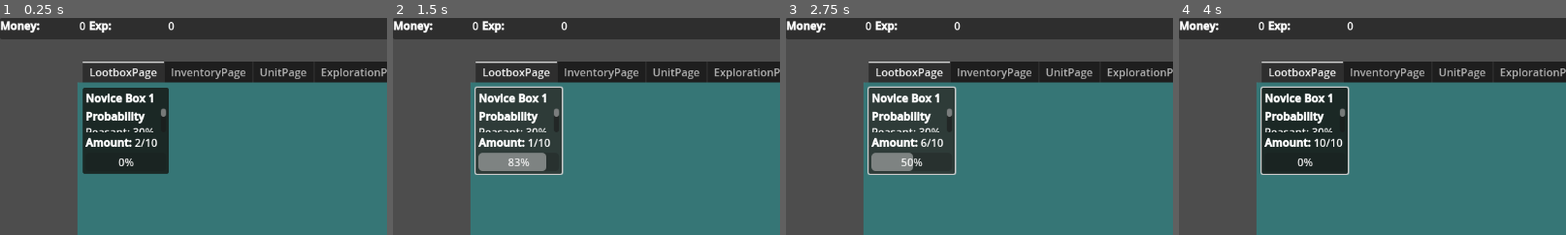
Above: before the commit, frames 1-4 (left to right).
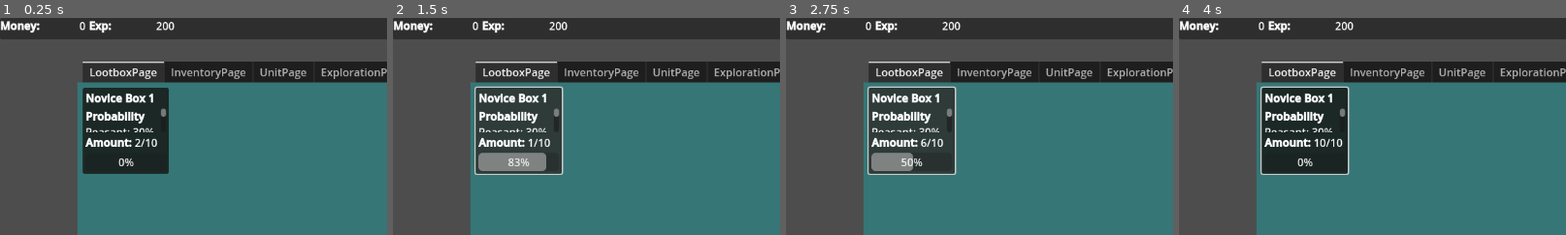
Above: after the commit, the same moments.

Repository: Wayl123/Inf-Army
Game: Godot game, scene res://scene/game_interface.tscn
Same seed, same stepped clock (60 frames per second), same inputs: the game is played once before the commit and once after it.
Inputs (mouse positions are % of the whole screen's width and height, from its top left):
- Up to frame 1 (0.25 s): no input
- Up to frame 2 (1.5 s): click (16, 26) at 0.5 s; click (16, 26) at 1.25 s
- Up to frame 3 (2.75 s): click (16, 26) at 2 s
- Up to frame 4 (4 s): click (99, 2) at 2.75 s; tap Enter at 3.5 s; move the mouse to (72, 45) at 3.52 s
The pictures show only the part of the screen within x 0-50%, y 0-50%; the shares and areas given below are measured in that part.

The runs differ from the first frame. In frame 1, less than 0.1% of the frame differs, in the area x 40-46%, y 1-6%; in frame 2, less than 0.1%; in frame 3, less than 0.1%; in frame 4, less than 0.1%.

Commit message:
Cache promo data in order to only retrieve node ref once for a promotion, fix some promotion not updating issue, change exploration timer to be paused instead of stopped, hide normal unit that have 0 amount

Diff:
--- a/scene/exploration_area.tscn
+++ b/scene/exploration_area.tscn
@@ -112,3 +112,4 @@
 [node name="PayoutTimer" type="Timer" parent="AreaMargin/AreaAttributeDisplay/PayoutProgress"]
 unique_name_in_owner = true
 wait_time = 10.0
+autostart = true
--- a/script/ExplorationArea.gd
+++ b/script/ExplorationArea.gd
@@ -31,10 +31,10 @@
 func _start_exploring() -> void:
 	if not exploring:
 		activeToggle.text = "Stop"
-		payoutTimer.start()
+		payoutTimer.paused = false
 	else:
 		activeToggle.text = "Start"
-		payoutTimer.stop()
+		payoutTimer.paused = true
 
 	exploring = not exploring
 
@@ -58,6 +58,7 @@
 	areaName.text = str("[b]", data["Name"], "[/b]")
 	explorationProgress.max_value = data["ExploreCompletion"]
 	payoutTimer.wait_time = data["ExploreTimer"]
+	payoutTimer.paused = true
 
 func update_claim_amount(pExplorationPower : int) -> void:
 	if claimAmount[0] < data["MaxMoneyAmount"]:
--- a/script/GameInterface.gd
+++ b/script/GameInterface.gd
@@ -12,6 +12,8 @@
 var unitCombinationData = {}
 var explorationAreaData = {}
 var itemStatData = {}
+
+var cachePromoData = {}
 
 func _ready() -> void:
 	_load_all_data()
@@ -39,6 +41,11 @@
 	explorationAreaData = _load_json_file(explorationAreaListPath)
 	itemStatData = _load_json_file(itemStatListPath)
 
+func get_cache_promo_data(pId : String) -> Dictionary:
+	if not cachePromoData.has(pId):
+		cachePromoData[pId] = {}
+	return cachePromoData[pId]
+
 func get_lootbox_gen_data_copy(pId : String) -> Dictionary:
 	return lootboxGenData[pId].duplicate(true)
 
--- a/script/HeroUnit.gd
+++ b/script/HeroUnit.gd
@@ -16,6 +16,8 @@
 var SEMIAVAILABLESTYLE = preload("res://stylebox/semi_available.tres")
 var NOTAVAILABLESTYLE = preload("res://stylebox/not_available.tres")
 var VISIBLECOLOR = Color.hex(0xffffff3f)
+
+signal unit_promoted
 
 var data = {}
 var level = 1
@@ -77,16 +79,17 @@
 				expReq = NAN
 				promotionDetail.set_display()
 
-			var index = 0
+			# Go from bottom up for leveling since it likely won't move much from current position
+			var index = get_index()
 			var spotFound = false
 
-			while (index < get_index() and not spotFound):
-				var nodePower = get_parent().get_child(index).get_power()
+			while (index > 0 and not spotFound):
+				var nodePower = get_parent().get_child(index-1).get_power()
 
-				if (get_power() >= nodePower):
+				if (get_power() <= nodePower):
 					spotFound = true
 				else:
-					index += 1
+					index -= 1
 
 			get_parent().move_child(self, index)
 
@@ -118,6 +121,7 @@
 
 	_expand_promotion_detail()
 	set_data(pData["Data"])
+	unit_promoted.emit()
 
 func set_data(pUnit : Dictionary) -> void:
 	data = pUnit
--- a/script/HeroUnitList.gd
+++ b/script/HeroUnitList.gd
@@ -26,6 +26,7 @@
 			move_child(heroUnit, index)
 
 			heroUnit.set_data(unitData)
+			heroUnit.connect("unit_promoted", Callable(self, "update_display"))
 
 func update_display() -> void:
 	for item in get_children():
--- a/script/NormalUnit.gd
+++ b/script/NormalUnit.gd
@@ -17,6 +17,8 @@
 func _update_amount_display() -> void:
 	unitAmount.text = str("[right]", String.num_scientific(amount), "[/right]")
 	unitTotal.text = str("[right]", String.num_scientific(amount * int(data["Power"])), "[/right]")
+
+	visible = amount > 0
 
 func set_data(pUnit : Dictionary) -> void:
 	data = pUnit
--- a/script/PromotionDetail.gd
+++ b/script/PromotionDetail.gd
@@ -78,53 +78,62 @@
 	itemRegex.compile("^[PB]\\d+")
 
 	for promo in data:
-		var newCost = {}
-		var newSelection = {}
-		data[promo]["Name"] = globalData.get_unit_stat_data_copy(promo)["Name"]
-
-		for cost in data[promo]["Cost"]:
-			if unitRegex.search(cost) != null:
-				var unitNode = unitInventory.get_unit_node_ref(cost)
-				var unitData = globalData.get_unit_stat_data_copy(cost)
-				var unitName = unitData["Name"]
-				newCost[unitName] = {}
-				newCost[unitName]["Id"] = cost
-				newCost[unitName]["Node"] = unitNode
-				newCost[unitName]["Power"] = unitData["Power"]
-				newCost[unitName]["Req"] = data[promo]["Cost"][cost]
-			elif itemRegex.search(cost) != null:
-				var itemNode = inventory.get_item_node_ref(cost)
-				var itemData = globalData.get_item_stat_data_copy(cost)
-				var itemName = itemData["Name"]
-				newCost[itemName] = {}
-				newCost[itemName]["Id"] = cost
-				newCost[itemName]["Node"] = itemNode
-				newCost[itemName]["Power"] = itemData["Power"]
-				newCost[itemName]["Req"] = data[promo]["Cost"][cost]
-				if itemData.has("Multi"):
-					newCost[itemName]["Multi"] = itemData["Multi"]
-			else:
-				newCost[cost] = {}
-				newCost[cost]["Node"] = resource
-				newCost[cost]["Req"] = data[promo]["Cost"][cost]
-
-		data[promo]["Cost"] = newCost
-
-		for selection in data[promo]["Optional"]["Selection"]:
-			if unitRegex.search(selection) != null:
-				var unitNode = unitInventory.get_unit_node_ref(selection)
-				var unitName = globalData.get_unit_stat_data_copy(selection)["Name"]
-				newSelection[unitName] = {}
-				newSelection[unitName]["Id"] = selection
-				newSelection[unitName]["Node"] = unitNode
-			elif itemRegex.search(selection) != null:
-				var itemNode = inventory.get_item_node_ref(selection)
-				var itemName = globalData.get_item_stat_data_copy(selection)["Name"]
-				newSelection[itemName] = {}
-				newSelection[itemName]["Id"] = selection
-				newSelection[itemName]["Node"] = itemNode
-
-		data[promo]["Optional"]["Selection"] = newSelection
+		var cacheData = globalData.get_cache_promo_data(promo)
+
+		if cacheData.is_empty():
+			var newCost = {}
+			var newSelection = {}
+			cacheData["Name"] = globalData.get_unit_stat_data_copy(promo)["Name"]
+
+			for cost in data[promo]["Cost"]:
+				if unitRegex.search(cost) != null:
+					var unitNode = unitInventory.get_unit_node_ref(cost)
+					var unitData = globalData.get_unit_stat_data_copy(cost)
+					var unitName = unitData["Name"]
+					newCost[unitName] = {}
+					newCost[unitName]["Id"] = cost
+					newCost[unitName]["Node"] = unitNode
+					newCost[unitName]["Power"] = unitData["Power"]
+					newCost[unitName]["Req"] = data[promo]["Cost"][cost]
+				elif itemRegex.search(cost) != null:
+					var itemNode = inventory.get_item_node_ref(cost)
+					var itemData = globalData.get_item_stat_data_copy(cost)
+					var itemName = itemData["Name"]
+					newCost[itemName] = {}
+					newCost[itemName]["Id"] = cost
+					newCost[itemName]["Node"] = itemNode
+					newCost[itemName]["Power"] = itemData["Power"]
+					newCost[itemName]["Req"] = data[promo]["Cost"][cost]
+					if itemData.has("Multi"):
+						newCost[itemName]["Multi"] = itemData["Multi"]
+				else:
+					newCost[cost] = {}
+					newCost[cost]["Node"] = resource
+					newCost[cost]["Req"] = data[promo]["Cost"][cost]
+
+			cacheData["Cost"] = newCost
+			cacheData["BaseMulti"] = data[promo]["BaseMulti"]
+
+			for selection in data[promo]["Optional"]["Selection"]:
+				if unitRegex.search(selection) != null:
+					var unitNode = unitInventory.get_unit_node_ref(selection)
+					var unitName = globalData.get_unit_stat_data_copy(selection)["Name"]
+					newSelection[unitName] = {}
+					newSelection[unitName]["Id"] = selection
+					newSelection[unitName]["Node"] = unitNode
+				elif itemRegex.search(selection) != null:
+					var itemNode = inventory.get_item_node_ref(selection)
+					var itemName = globalData.get_item_stat_data_copy(selection)["Name"]
+					newSelection[itemName] = {}
+					newSelection[itemName]["Id"] = selection
+					newSelection[itemName]["Node"] = itemNode
+
+			cacheData["Optional"] = {}
+			cacheData["Optional"]["Selection"] = newSelection
+			cacheData["Optional"]["MaxAmount"] = data[promo]["Optional"]["MaxAmount"]
+			cacheData["OptionalMulti"] = data[promo]["OptionalMulti"]
+
+		data[promo] = cacheData
 
 func _fill_empty_data(pData : Dictionary) -> void:
 	var unitRegex = RegEx.new()
@@ -210,6 +219,9 @@
 		if promoSelection.size() > 1:
 			selectLeft.disabled = false
 			selectRight.disabled = false
+		else:
+			selectLeft.disabled = true
+			selectRight.disabled = true
 
 		_transform_data()
 		_set_selected_display(data[promoSelection[currentIndex]])
--- a/script/Resource.gd
+++ b/script/Resource.gd
@@ -4,7 +4,7 @@
 @onready var playerExp = %Exp
 
 var money = 0
-var exp = 0
+var exp = 200
 
 func _ready():
 	_set_display()
--- a/script/ShopItem.gd
+++ b/script/ShopItem.gd
@@ -9,6 +9,8 @@
 @onready var quantity = %Quantity
 @onready var setMax = %SetMax
 @onready var buyButton = %BuyButton
+
+signal item_purchased
 
 var data = {}
 
@@ -53,6 +55,7 @@
 
 	if succeed:
 		unitInventory.add_unit({data["Id"]: quantity.value})
+		item_purchased.emit()
 
 func _transform_data() -> void:
 	var newCost = {}
--- a/script/UnitPage.gd
+++ b/script/UnitPage.gd
@@ -37,6 +37,7 @@
 	normalUnitList.add_unit(normalUnits)
 
 	exploration.update_exploration_power()
+	update_hero_display()
 	unitShop.update_shop_unlocks()
 
 func get_power_by_amount(pAmounts : Array) -> int:
--- a/script/UnitShop.gd
+++ b/script/UnitShop.gd
@@ -30,6 +30,7 @@
 			shopItem.set_display()
 
 			data[item]["ItemNode"] = shopItem
+			shopItem.connect("item_purchased", Callable(self, "update_shop_cost"))
 		else:
 			data[item]["ItemNode"].set_cost_display()
 
